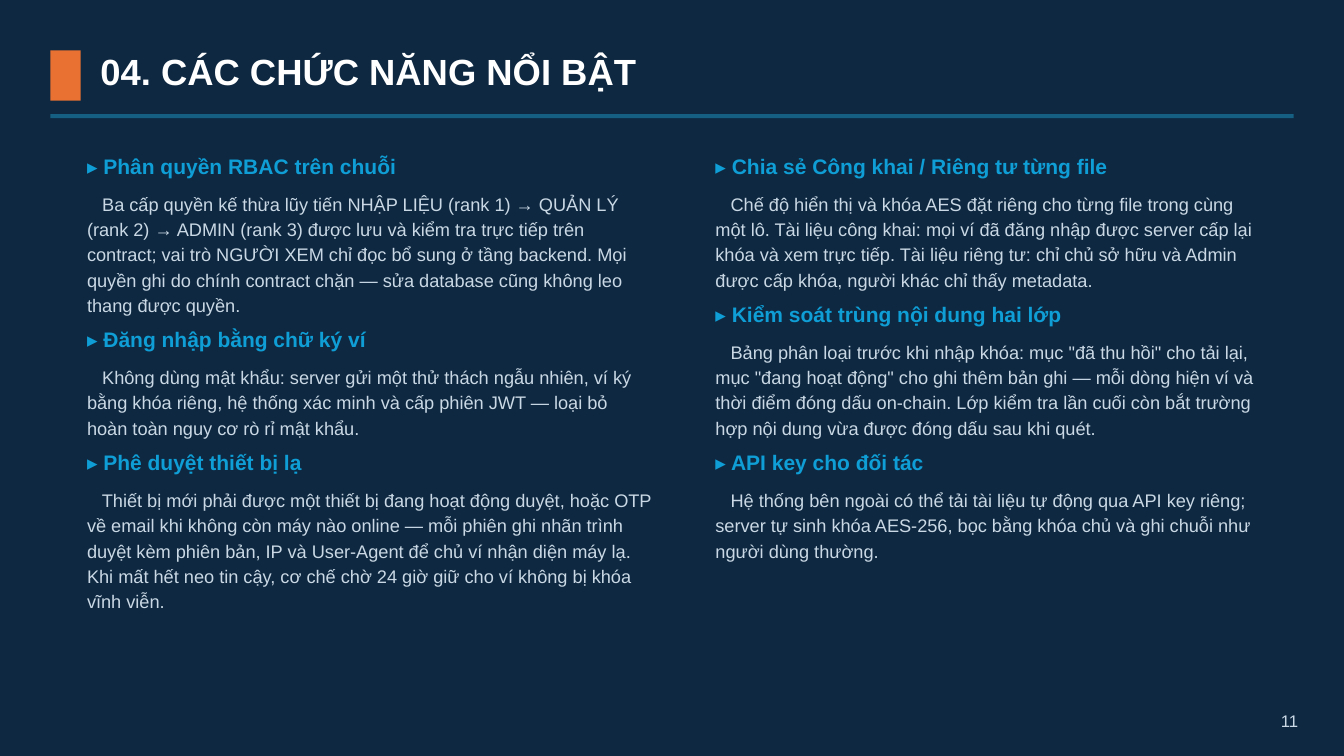
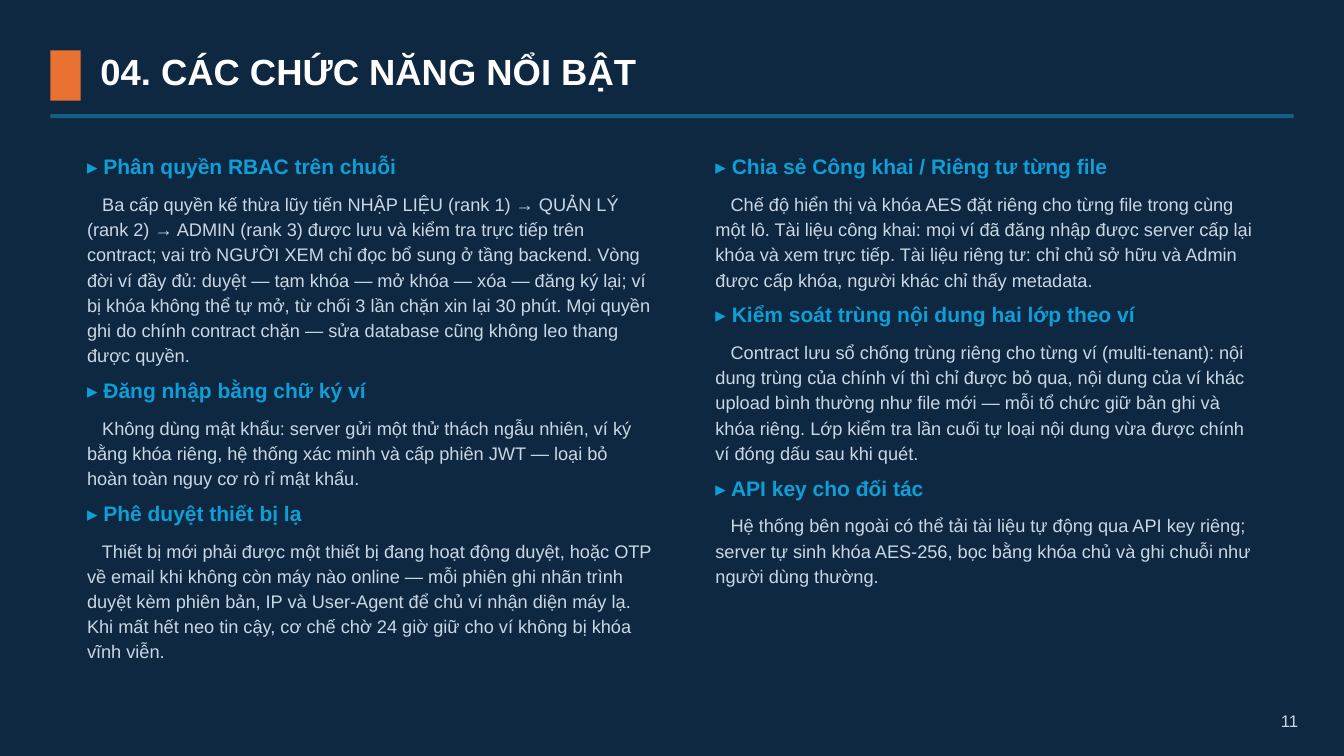
Before and after one commit to lelinh45/DATNLELINH, a slide deck: slide 11 of LeHongLinh_Slides.pptx. Drawn at 1344x756 pixels with LibreOffice and Linux fonts; fonts in the diff are those of the drawing. Boxes give left, top, right and bottom in pixels: in the first picture for what was removed or moved away, otherwise in the second. Text is boxed around its words. In the diff, an @@ line names an element or a change of style, - is before the commit and + after.

```diff
--- a/LeHongLinh_Slides.pptx
+++ b/LeHongLinh_Slides.pptx
@@ text at [87, 197, 650, 366]: text changed @@
-Ba cấp quyền kế thừa lũy tiến NHẬP LIỆU (rank 1) → QUẢN LÝ (rank 2) → ADMIN (rank 3) được lưu và kiểm tra trực tiếp trên contract; vai trò NGƯỜI XEM chỉ đọc bổ sung ở tầng backend. Mọi quyền ghi do chính contract chặn — sửa database cũng không leo thang được quyền.
+Ba cấp quyền kế thừa lũy tiến NHẬP LIỆU (rank 1) → QUẢN LÝ (rank 2) → ADMIN (rank 3) được lưu và kiểm tra trực tiếp trên contract; vai trò NGƯỜI XEM chỉ đọc bổ sung ở tầng backend. Vòng đời ví đầy đủ: duyệt — tạm khóa — mở khóa — xóa — đăng ký lại; ví bị khóa không thể tự mở, từ chối 3 lần chặn xin lại 30 phút. Mọi quyền ghi do chính contract chặn — sửa database cũng không leo thang được quyền.
@@ text at [715, 306, 1244, 464]: text changed @@
-▸ Kiểm soát trùng nội dung hai lớp
-Bảng phân loại trước khi nhập khóa: mục "đã thu hồi" cho tải lại, mục "đang hoạt động" cho ghi thêm bản ghi — mỗi dòng hiện ví và thời điểm đóng dấu on-chain. Lớp kiểm tra lần cuối còn bắt trường hợp nội dung vừa được đóng dấu sau khi quét.
+▸ Kiểm soát trùng nội dung hai lớp theo ví
+Contract lưu sổ chống trùng riêng cho từng ví (multi-tenant): nội dung trùng của chính ví thì chỉ được bỏ qua, nội dung của ví khác upload bình thường như file mới — mỗi tổ chức giữ bản ghi và khóa riêng. Lớp kiểm tra lần cuối tự loại nội dung vừa được chính ví đóng dấu sau khi quét.
```
Also in this commit, not shown: 2 other slides changed, 4 other files.
